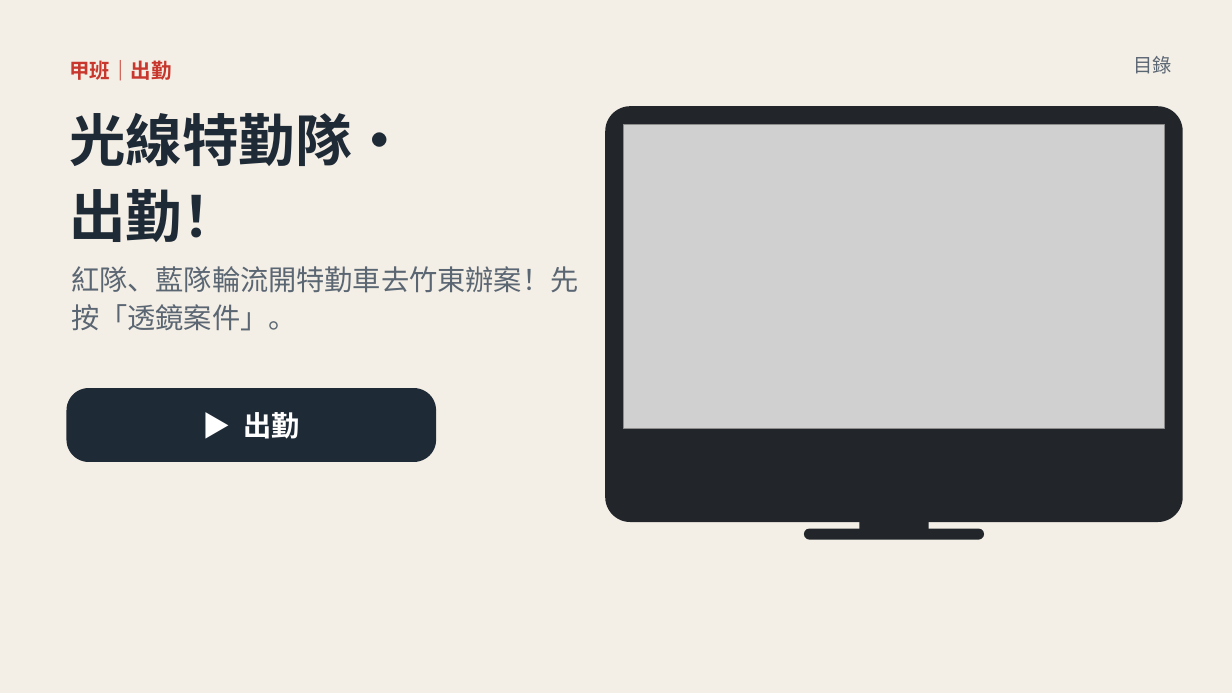
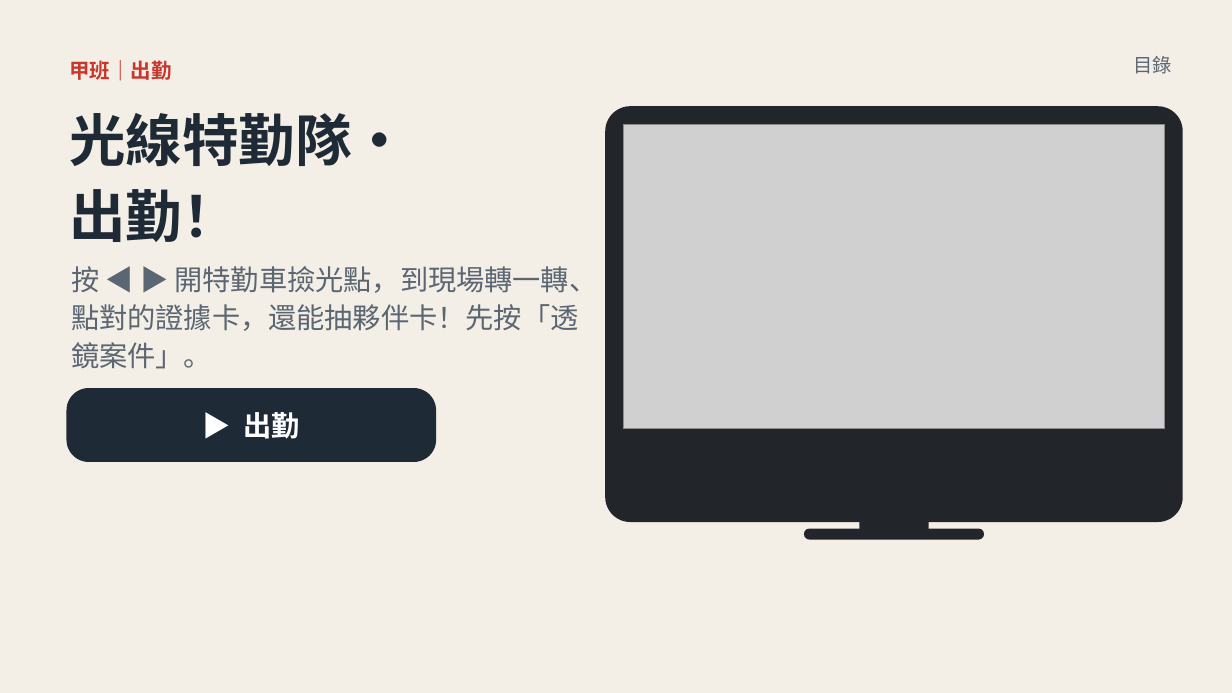
Before and after one commit to classtools1020/sports-results, a slide deck: slide 7 of f8f9fc3bd1/slides.pptx. Drawn at 1232x693 pixels with LibreOffice and Linux fonts; fonts in the diff are those of the drawing; grey boxes stand for pictures. Boxes give left, top, right and bottom in pixels: in the first picture for what was removed or moved away, otherwise in the second. Text is boxed around its words. In the diff, an @@ line names an element or a change of style, - is before the commit and + after.

```diff
--- a/f8f9fc3bd1/slides.pptx
+++ b/f8f9fc3bd1/slides.pptx
@@ text at (x1=71, y1=266, x2=598, y2=369): text changed @@
-紅隊、藍隊輪流開特勤車去竹東辦案！先按「透鏡案件」。
+按 ◀ ▶ 開特勤車撿光點，到現場轉一轉、點對的證據卡，還能抽夥伴卡！先按「透鏡案件」。
```
Also in this commit, not shown: 1 other slide changed, 2 other files.
